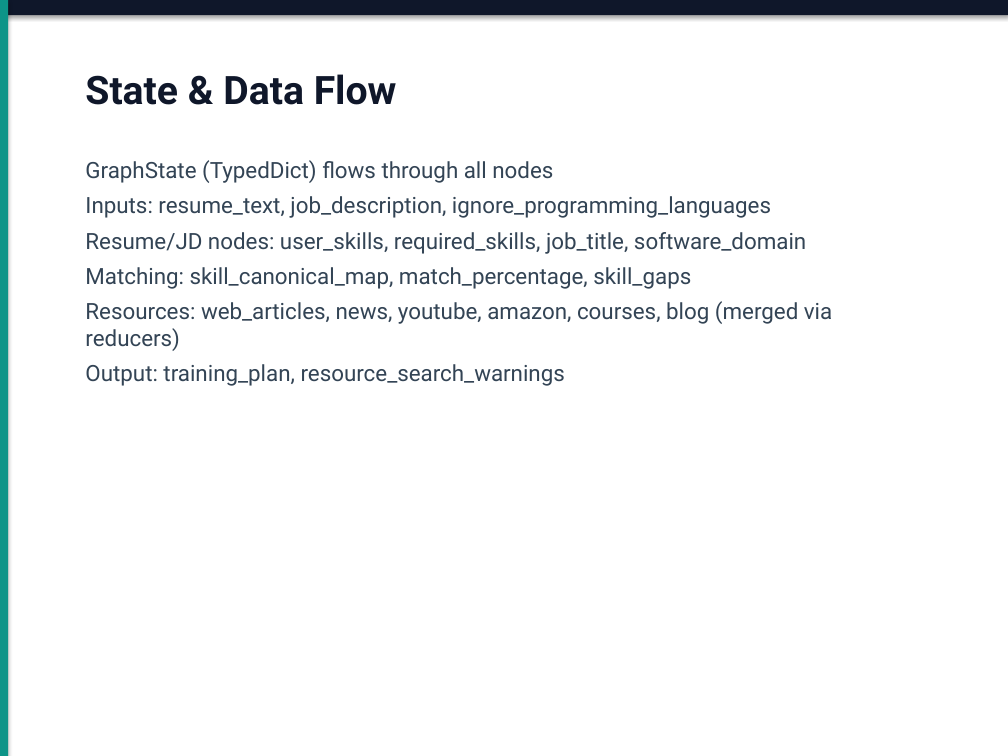
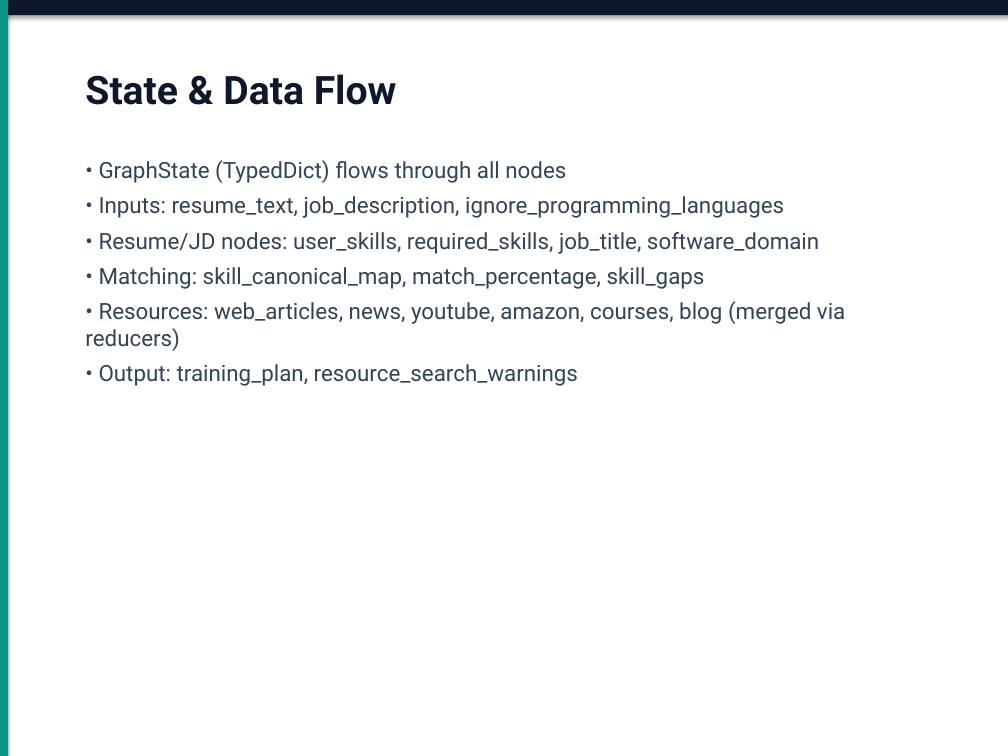
Before and after one commit to Dushyant-Bansal/ai-job-assistant, a slide deck: slide 7 of AI_Job_Assistant_Design_Deck.pptx. Drawn at 1008x756 pixels with LibreOffice and Linux fonts; fonts in the diff are those of the drawing. Boxes give left, top, right and bottom in pixels: in the first picture for what was removed or moved away, otherwise in the second. Text is boxed around its words. In the diff, an @@ line names an element or a change of style, - is before the commit and + after.

```diff
--- a/AI_Job_Assistant_Design_Deck.pptx
+++ b/AI_Job_Assistant_Design_Deck.pptx
@@ text at [85, 160, 845, 386]: text changed @@
-GraphState (TypedDict) flows through all nodes
-Inputs: resume_text, job_description, ignore_programming_languages
-Resume/JD nodes: user_skills, required_skills, job_title, software_domain
-Matching: skill_canonical_map, match_percentage, skill_gaps
-Resources: web_articles, news, youtube, amazon, courses, blog (merged via reducers)
-Output: training_plan, resource_search_warnings
+• GraphState (TypedDict) flows through all nodes
+• Inputs: resume_text, job_description, ignore_programming_languages
+• Resume/JD nodes: user_skills, required_skills, job_title, software_domain
+• Matching: skill_canonical_map, match_percentage, skill_gaps
+• Resources: web_articles, news, youtube, amazon, courses, blog (merged via reducers)
+• Output: training_plan, resource_search_warnings
```
Also in this commit, not shown: 7 other slides changed, 1 slide removed, 2 other files.
